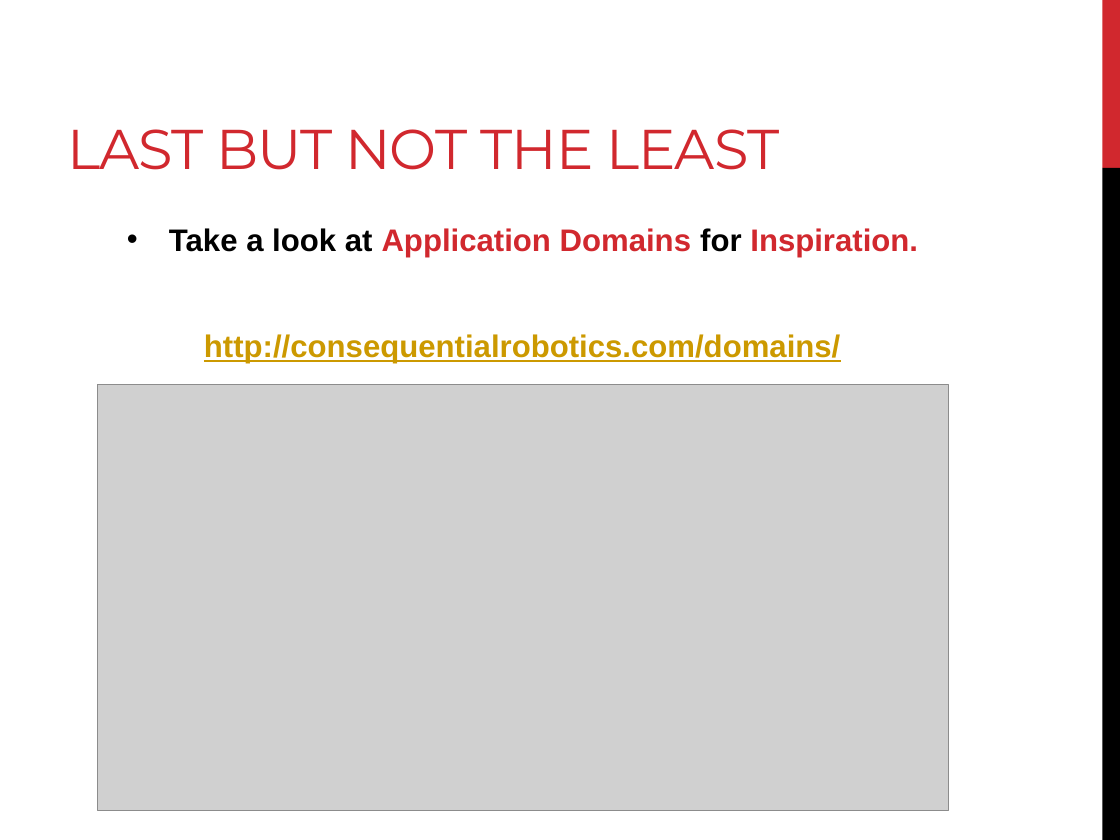
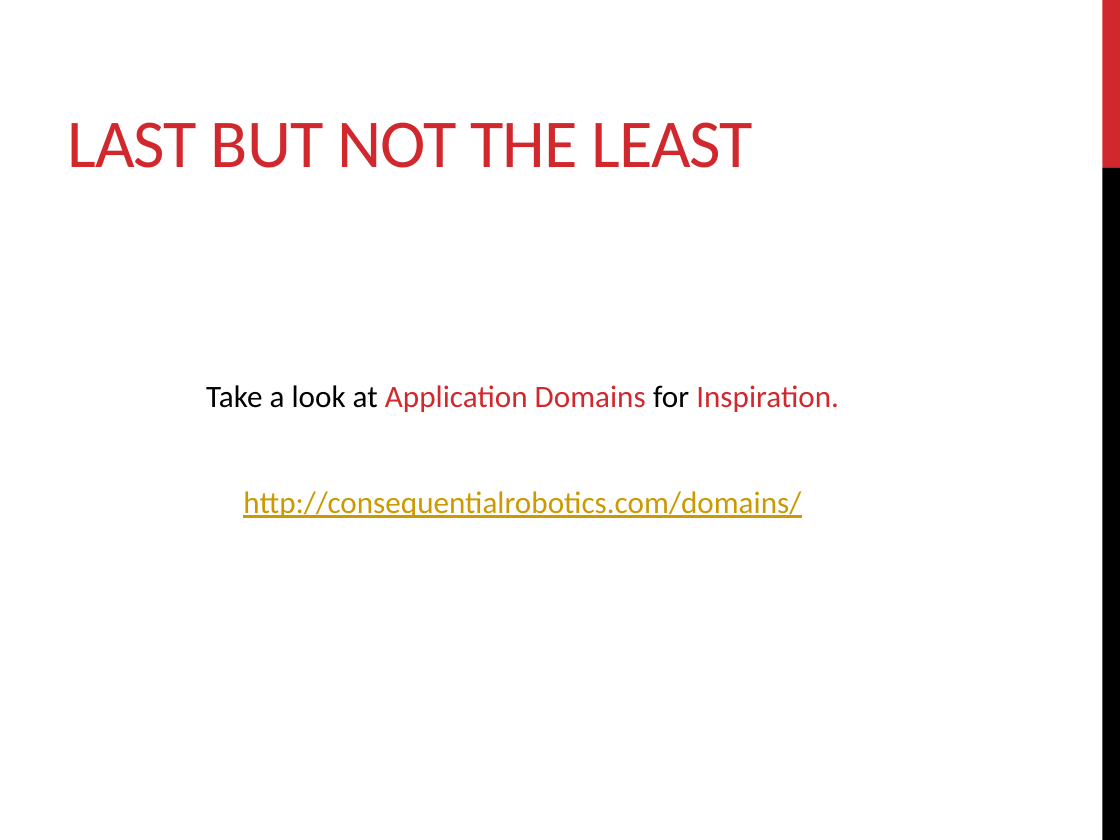
Before and after one commit to EmaroLab/MIRO, a slide deck: slide 11 of MIRO_setup.pptx. Drawn at 1120x840 pixels with LibreOffice and Linux fonts; fonts in the diff are those of the drawing; grey boxes stand for pictures. Boxes give left, top, right and bottom in pixels: in the first picture for what was removed or moved away, otherwise in the second. Text is boxed around its words. In the diff, an @@ line names an element or a change of style, - is before the commit and + after.

```diff
--- a/MIRO_setup.pptx
+++ b/MIRO_setup.pptx
@@ title "LAST BUT NOT THE LEAST" at bbox=[67, 122, 753, 168]: size 36 to 44 pt, font Montserrat to Calibri @@
@@ text "Take a look at Application ...": place and size @@
-text "Take a look at Application ..." at bbox=[169, 228, 918, 363]
+text "Take a look at Application ..." at bbox=[206, 385, 839, 518]
@@ text "Take a look at Application ..." at bbox=[206, 385, 839, 518]: font Arial to Calibri, bold off; bullet • to none @@
@@ picture removed at bbox=[97, 385, 949, 811] @@
```
Also in this commit, not shown: 10 other slides changed, 2 slides added, 1 slide removed, 3 other files.
